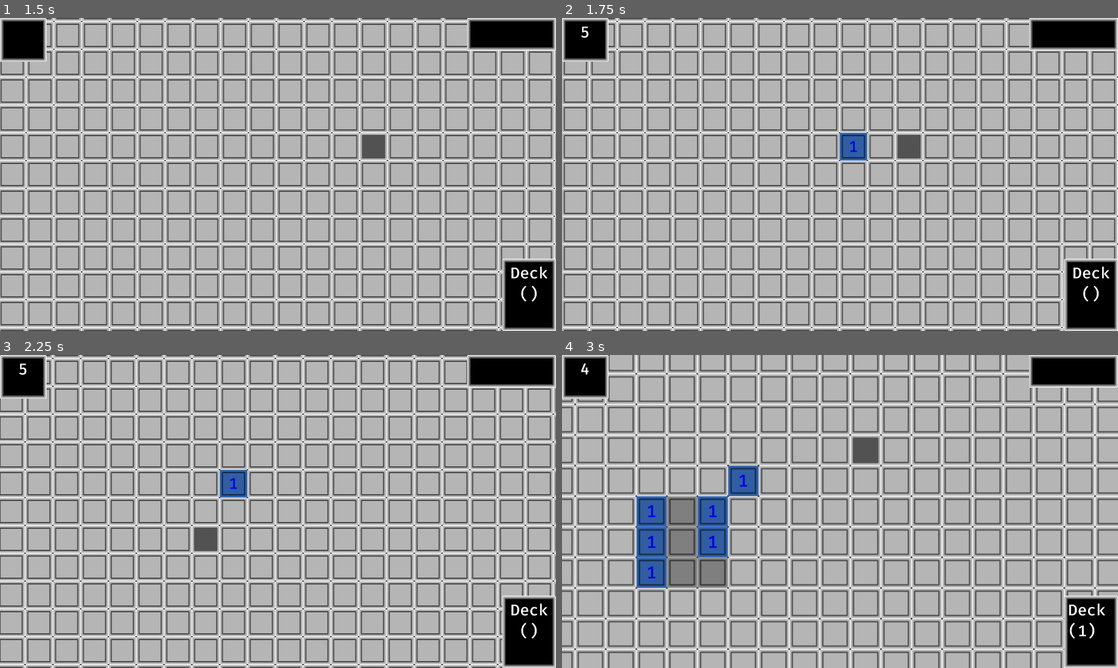
Above: before the commit, frames 1-4 (two rows, left to right).
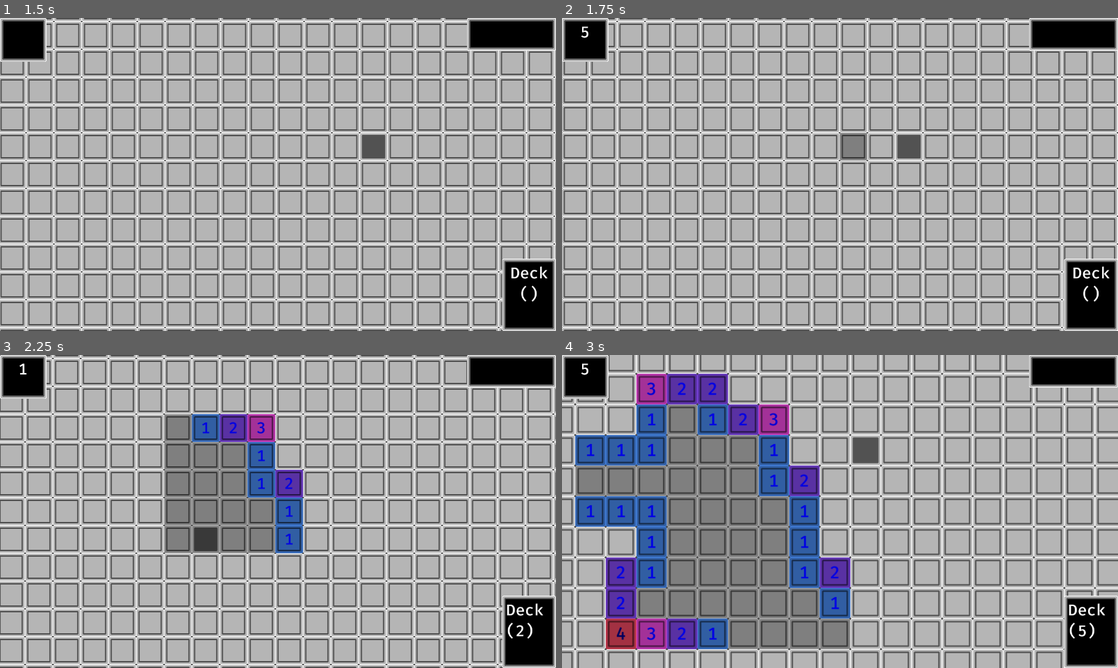
Above: after the commit, the same moments.

Repository: bjornarprytz/mine-sweeter
Game: Godot game, scene res://main.tscn
Same seed, same stepped clock (60 frames per second), same inputs: the game is played once before the commit and once after it.
Inputs (mouse positions are in pixels of both pictures, inside the frame that each line leads up to):
- Up to frame 1 (1.5 s): click (27, 36) at 0.52 s; tap Enter at 1.25 s; move the mouse to (400, 158) at 1.27 s; hold D (move_right) from 1.28 s (still down); hold Middle mouse button (drag) from 1.28 s (still down); click (400, 158) at 1.42 s
- Up to frame 2 (1.75 s): keep holding D (move_right); keep holding Middle mouse button (drag)
- Up to frame 3 (2.25 s): release D (move_right) at 2 s; release Middle mouse button (drag) at 2 s; drag from (166, 527) to (250, 574) at 2.02 s
- Up to frame 4 (3 s): move the mouse to (895, 442) at 2.77 s; hold D (move_right) from 2.78 s (still down); hold Mouse wheel up (zoom_in) from 2.78 s (still down); click (895, 442) at 2.92 s

Frame 1 is identical in both runs. In frame 2, 0.5% of the frame differs, in the area x 49-55%, y 36-46%; in frame 3, 10%; in frame 4, 29%, in the area x 2-95%, y 2-94%.

Commit message:
state stuff

Diff:
--- a/src/autoloads/event_bus.gd
+++ b/src/autoloads/event_bus.gd
@@ -7,6 +7,7 @@
 signal tutorial_reveal_first_cell()
 
 signal cell_revealed(cell: Cell)
+signal cell_scored(cell: Cell)
 signal cell_flagged(cell: Cell)
 signal cell_unflagged(cell: Cell)
 
--- a/src/card.gd
+++ b/src/card.gd
@@ -1,5 +1,5 @@
 class_name Card
-extends Node2D
+extends Control
 
 const bad_card_type_probability_distribution: Array[float] = [0.9, 0.1]
 const good_card_type_probability_distribution: Array[float] = [0.75, 0.25]
@@ -57,14 +57,25 @@
 }
 
 var data: Data:
-	set(v):
-		data = v
-		match v.type:
-			Type.VALUE:
-				value_label.clear()
-				value_label.add_text("[centered]%s" % str(v.value))
-			Type.MULTIPLIER:
-				value_label.clear()
-				value_label.add_text("[centered]x%s" % str(v.value))
+	set(value):
+		data = value
+		if is_node_ready():
+			_update_label()
+
 
 @onready var value_label: RichTextLabel = %Value
+
+
+func _ready() -> void:
+	_update_label()
+
+func _update_label():
+	value_label.clear()
+	if data == null:
+		return
+
+	match data.type:
+		Type.VALUE:
+			value_label.append_text("[center]%s" % str(data.value))
+		Type.MULTIPLIER:
+			value_label.append_text("[center]x%s" % str(data.value))
--- a/src/card.tscn
+++ b/src/card.tscn
@@ -2,20 +2,19 @@
 
 [ext_resource type="Script" path="res://card.gd" id="1_pgbsw"]
 
-[node name="Card" type="Node2D"]
+[node name="Card" type="PanelContainer"]
+custom_minimum_size = Vector2(120, 160)
+offset_right = 120.0
+offset_bottom = 160.0
 script = ExtResource("1_pgbsw")
 
-[node name="PanelContainer" type="PanelContainer" parent="."]
-offset_right = 114.0
-offset_bottom = 152.0
-
-[node name="MarginContainer" type="MarginContainer" parent="PanelContainer"]
+[node name="MarginContainer" type="MarginContainer" parent="."]
 layout_mode = 2
 
-[node name="CenterContainer" type="CenterContainer" parent="PanelContainer/MarginContainer"]
+[node name="CenterContainer" type="CenterContainer" parent="MarginContainer"]
 layout_mode = 2
 
-[node name="Value" type="RichTextLabel" parent="PanelContainer/MarginContainer/CenterContainer"]
+[node name="Value" type="RichTextLabel" parent="MarginContainer/CenterContainer"]
 unique_name_in_owner = true
 layout_mode = 2
 bbcode_enabled = true
--- /dev/null
+++ b/src/card_scoring.gd
@@ -0,0 +1,34 @@
+class_name CardScoring
+extends PanelContainer
+
+@onready var card_grid: GridContainer = %CardGrid
+
+var score: int = 0
+
+
+func score_cards(cards: Array[Card.Data]) -> int:
+	for card in cards:
+		_score_card(Create.Card(card))
+		await get_tree().create_timer(1.0).timeout
+
+	return pop_result()
+
+func _score_card(card: Card):
+	card_grid.add_child(card)
+
+	match card.data.type:
+		Card.Type.MULTIPLIER:
+			score *= card.data.value
+		Card.Type.VALUE:
+			score += card.data.value
+
+func pop_result() -> int:
+
+	var result = score
+
+	score = 0
+
+	for c in card_grid.get_children():
+		c.queue_free()
+
+	return result
--- /dev/null
+++ b/src/card_scoring.tscn
@@ -0,0 +1,32 @@
+[gd_scene load_steps=2 format=3 uid="uid://c078gtukoewfd"]
+
+[ext_resource type="Script" path="res://card_scoring.gd" id="1_usv3o"]
+
+[node name="ScoringContainer" type="PanelContainer"]
+anchors_preset = 8
+anchor_left = 0.5
+anchor_top = 0.5
+anchor_right = 0.5
+anchor_bottom = 0.5
+offset_left = -327.0
+offset_top = -181.0
+offset_right = 327.0
+offset_bottom = 181.0
+grow_horizontal = 2
+grow_vertical = 2
+script = ExtResource("1_usv3o")
+
+[node name="MarginContainer" type="MarginContainer" parent="."]
+layout_mode = 2
+theme_override_constants/margin_left = 10
+theme_override_constants/margin_top = 10
+theme_override_constants/margin_right = 10
+theme_override_constants/margin_bottom = 10
+
+[node name="CenterContainer" type="CenterContainer" parent="MarginContainer"]
+layout_mode = 2
+
+[node name="CardGrid" type="GridContainer" parent="MarginContainer/CenterContainer"]
+unique_name_in_owner = true
+layout_mode = 2
+columns = 5
--- a/src/cell.gd
+++ b/src/cell.gd
@@ -14,9 +14,7 @@
 	## The cell is open
 	REVEALED,
 	## The player has flagged this cell as a mine
-	FLAGGED,
-	## It and all surrounding mines are scored
-	SCORED
+	FLAGGED
 }
 
 enum Hint {
@@ -40,10 +38,14 @@
 		state = State.REVEALED if value else State.HIDDEN
 
 var is_scored: bool:
-	get:
-		return state == State.SCORED
-	set(value):
-		state = State.SCORED if value else State.REVEALED
+	set(value):
+		if value == is_scored:
+			return
+
+		is_scored = value
+
+		if is_scored:
+			Events.cell_scored.emit(self)
 
 var is_hidden: bool:
 	get:
@@ -66,7 +68,26 @@
 		return hint == Hint.SOLVABLE
 
 var type: Type = Type.EMPTY
-var state: State = State.HIDDEN
+var state: State = State.HIDDEN:
+	set(value):
+		if state == value:
+			return
+		var prev_state = state
+		state = value
+
+		match [prev_state, state]:
+			[State.HIDDEN, State.FLAGGED]:
+				Events.cell_flagged.emit(self)
+			[State.FLAGGED, State.HIDDEN]:
+				Events.cell_unflagged.emit(self)
+			[_, State.REVEALED]:
+				Events.cell_revealed.emit(self)
+				if is_mine:
+					Events.mine_tripped.emit(self)
+			_:
+				pass
+
+
 var hint: Hint = Hint.NONE:
 	set(value):
 		if value == hint:
@@ -97,27 +118,30 @@
 func _ready() -> void:
 	Events.cell_flagged.connect(_on_cell_flagged_changed)
 	Events.cell_unflagged.connect(_on_cell_flagged_changed)
+	Events.cell_scored.connect(_on_cell_scored)
+
+func _on_cell_scored(cell: Cell) -> void:
+	if !_is_neighbour(cell):
+		return
+	_update_hint()
 
 func _on_cell_flagged_changed(cell: Cell) -> void:
 	if !_is_neighbour(cell):
 		return
 	_update_hint()
 
-
-func reveal(force: bool = false):
-	if is_revealed:
-		return
-
-	if is_flagged and !force:
+func reveal():
+	if !is_hidden:
 		return
 
 	if !Game.first_cell_revealed:
 		Game.first_cell_revealed = true
 		Events.tutorial_reveal_first_cell.emit()
-		if type == Type.MINE:
-			type = Type.EMPTY
-
-	state = State.REVEALED
+
+		type = Type.EMPTY
+		for n in map.get_neighbors(self):
+			n.type = Type.EMPTY
+
 
 	var tween = create_tween()
 	tween.tween_property(self, "scale", Vector2(1.2, 1.2), 0.05)
@@ -132,6 +156,7 @@
 			number += 1
 
 	tag.show()
+	tag.clear()
 	match type:
 		Type.MINE:
 			button.modulate = Color(1, 0.5, 0.5) # Light red for mines
@@ -146,11 +171,8 @@
 			else:
 				button.modulate = Color(0.7, 0.7, 0.7) # Darkened color for empty cells (0)
 
+	state = State.REVEALED
 	_update_hint()
-
-	Events.cell_revealed.emit(self)
-	if type == Type.MINE:
-		Events.mine_tripped.emit(self)
 
 func _declare_scored():
 	var correct_flags: Array[Cell] = []
@@ -159,40 +181,50 @@
 	for neighbor in neighbors:
 		if !neighbor.is_flagged:
 			continue
-
 		if neighbor.is_mine:
 			correct_flags.append(neighbor)
 		else:
 			errors.append(neighbor)
 
 	if errors.is_empty():
-		Events.mines_confirmed.emit(correct_flags)
 		for neighbor in correct_flags:
 			neighbor.is_scored = true
+		_clear_hint()
+		is_scored = true
+		Events.mines_confirmed.emit(correct_flags)
 	else:
 		for cell in errors:
 			cell.is_flagged = false
-			cell.reveal()
+			await cell.reveal()
+
+
+func _clear_hint():
+	hint = Hint.NONE
 
 func _update_hint():
 	if is_hidden or number == 0 or is_mine:
 		return
 
 	var neighbors = map.get_neighbors(self)
-	var n_neigbour_flags = 0
+	var n_unscored_neigbour_flags = 0
+	var n_scored_neighbour_flags = 0
 	var n_neigbour_mines = 0
 	var n_neigbour_hidden = 0
 	for neighbor in neighbors:
 		if neighbor.is_flagged:
-			n_neigbour_flags += 1
+			if !neighbor.is_scored:
+				n_unscored_neigbour_flags += 1
+			else:
+				n_scored_neighbour_flags += 1
 		elif neighbor.is_revealed and neighbor.is_mine:
 			n_neigbour_mines += 1
 		elif neighbor.is_hidden:
 			n_neigbour_hidden += 1
 
-	var mines_match_number = (n_neigbour_flags + n_neigbour_mines == number)
-
-	if n_neigbour_hidden == 0 and (n_neigbour_flags > 0) and mines_match_number:
+	var mines_match_number = (n_unscored_neigbour_flags + n_neigbour_mines + n_scored_neighbour_flags == number)
+	var has_unscored_flags = (n_unscored_neigbour_flags - n_scored_neighbour_flags > 0)
+
+	if n_neigbour_hidden == 0 and has_unscored_flags and mines_match_number:
 		hint = Hint.SCORABLE
 	elif n_neigbour_hidden > 0 and mines_match_number:
 		hint = Hint.SOLVABLE
@@ -225,19 +257,19 @@
 	var neighbors = map.get_neighbors(self)
 	for neighbor in neighbors:
 		if !neighbor.is_flagged:
-			neighbor.reveal()
+			await neighbor.reveal()
+	_update_hint()
 
 func toggle_flag():
 	tag.show()
 	match state:
 		State.HIDDEN:
+			tag.clear()
+			tag.append_text("[center][color=darkgreen]F[/color][/center]")
 			state = State.FLAGGED
-			tag.append_text("[center][color=darkgreen]F[/color][/center]")
-			Events.cell_flagged.emit(self)
 		State.FLAGGED:
+			tag.clear()
 			state = State.HIDDEN
-			tag.clear()
-			Events.cell_unflagged.emit(self)
 		_:
 			pass
 
@@ -258,6 +290,8 @@
 
 func _on_button_gui_input(event: InputEvent) -> void:
 	if event is InputEventMouseButton and !event.is_pressed():
+		if is_scored:
+			return
 		if event.button_index == MOUSE_BUTTON_LEFT:
 			match state:
 				State.FLAGGED:
@@ -270,8 +304,6 @@
 							_declare_scored()
 						_:
 							pass
-				State.SCORED:
-					pass
 				State.HIDDEN:
 					reveal()
 		elif event.button_index == MOUSE_BUTTON_RIGHT:
--- a/src/main.gd
+++ b/src/main.gd
@@ -6,8 +6,17 @@
 @onready var map: Map = %Map
 @onready var camera: Camera2D = %Camera
 @onready var deck: Deck = %Deck
+@onready var card_scoring: CardScoring = %CardScoring
 
-var score: int = 0
+var score: float = 0.0:
+	set(value):
+		if score == value:
+			return
+		score = value
+
+		score_label.clear()
+		score_label.append_text("[center]%s[/center]" % str(int(score)))
+
 var next_level: int = 6
 var experience: int = next_level
 
@@ -38,7 +47,7 @@
 	for neighbor in map.get_neighbors(cell):
 		neighbor.reveal()
 
-func _on_mine_tripped(mine: Cell):
+func _on_mine_tripped(_mine: Cell):
 	var mine_value: int = 2 # TODO: Change this
 
 	var cards = deck.pop_cards(mine_value)
@@ -48,41 +57,16 @@
 		score_label.append_text("[center][color=purple]You lose![/color][/center]")
 
 func _on_mines_confirmed(mines: Array[Cell]):
+	if mines.size() == 0:
+		return
+
+	card_scoring.show()
+
 	var mine_value: int = 1 # TODO: Change this
 
-	var cards = deck.pop_cards(mine_value * mines.size())
+	var result = await card_scoring.score_cards(deck.pop_cards(mine_value * mines.size()))
 
-	var value_cards: Array[Card.Data] = []
-	var multiplier_cards: Array[Card.Data] = []
-	var multipliers: Array[int] = []
+	card_scoring.hide()
 
-	for card in cards:
-		if card.type == Card.Type.VALUE:
-			value_cards.append(card)
-		elif card.type == Card.Type.MULTIPLIER:
-			multiplier_cards.append(card)
-
-	var score_multiplier: int = 1
-
-	for card in multiplier_cards:
-		score_multiplier *= card.value
-		multipliers.append(card.value)
-
-	var score_value: int = 0
-	var values = []
-
-	for card in value_cards:
-		score_value += card.value
-		values.append(card.value)
-
-	score += score_value * score_multiplier
-
-	print("Scoring cards:")
-	print(values)
-	print(multipliers)
-
-	score_label.clear()
-	score_label.append_text("[center][color=green]%s[/color][/center]" % str(score))
-
-	for card in cards:
-		deck.add_card(card)
+	var tween = create_tween()
+	tween.tween_property(self, "score", score + result, 1.0)
--- a/src/main.tscn
+++ b/src/main.tscn
@@ -1,9 +1,10 @@
-[gd_scene load_steps=5 format=3 uid="uid://cgrejd4v5ywd3"]
+[gd_scene load_steps=6 format=3 uid="uid://cgrejd4v5ywd3"]
 
 [ext_resource type="Script" path="res://main.gd" id="1_30g2o"]
 [ext_resource type="Script" path="res://camera.gd" id="2_gi7hc"]
 [ext_resource type="PackedScene" uid="uid://cx0f7aqu2rweo" path="res://deck.tscn" id="2_skvlw"]
 [ext_resource type="PackedScene" uid="uid://l0fykk82x6xx" path="res://map.tscn" id="3_sidb8"]
+[ext_resource type="PackedScene" uid="uid://c078gtukoewfd" path="res://card_scoring.tscn" id="3_vv2er"]
 
 [node name="Main" type="Node2D"]
 script = ExtResource("1_30g2o")
@@ -44,6 +45,10 @@
 unique_name_in_owner = true
 layout_mode = 2
 
+[node name="CardScoring" parent="CanvasLayer" instance=ExtResource("3_vv2er")]
+unique_name_in_owner = true
+visible = false
+
 [node name="Camera" type="Camera2D" parent="." node_paths=PackedStringArray("map")]
 unique_name_in_owner = true
 script = ExtResource("2_gi7hc")
--- a/src/map.gd
+++ b/src/map.gd
@@ -32,6 +32,8 @@
 	var neighbors: Array[Cell] = []
 	for dx in [-1, 0, 1]:
 		for dy in [-1, 0, 1]:
+			if dx == 0 and dy == 0:
+				continue
 			var nx = cell.coordinates.x + dx
 			var ny = cell.coordinates.y + dy
 			var neighbor = get_cell(nx, ny)
Not shown, changed: readme.md
